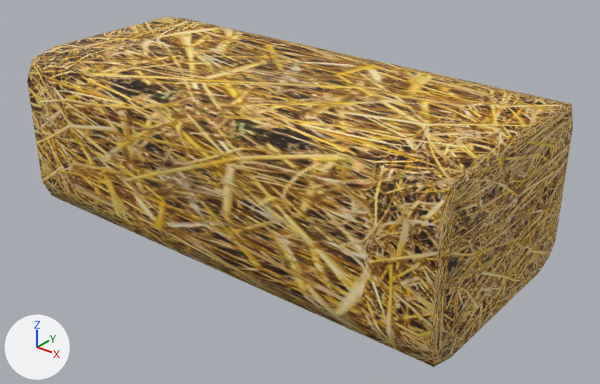
A saved change to the FBX model src/Assets/Models/Statics/Hay.FBX.
Before and after are seen from a 50 mm camera at (1.66, -2.433, 1.486) aimed at (0.126, -0.515, 0.297). Every picture has the same lights, and +X, +Y and +Z are marked at lower left. Where no turn or scale is listed for an object, it has been applied to the vertices.

Script lines for the objects in view, before the commit:
```python
mat_01___default = principled_material('01 - Default')
mat_01___default.texture = img_13029614_straw_closeup_as_background_or_texture_jpg
mat_01___default.roughness = 0.859
me_mesh = bpy.data.meshes.new('Mesh')
me_mesh.from_pydata(...)  # 218 vertices, 216 faces; spans x -0.82..0.82, y -0.77..0.0, z -0.28..0.28
me_mesh.materials.append(mat_01___default)  # picture img_13029614_straw_closeup_as_background_or_texture_jpg
ob_box001 = bpy.data.objects.new('Box001', me_mesh)
ob_box001.location = (0.049, -0.123, 0.405)
```
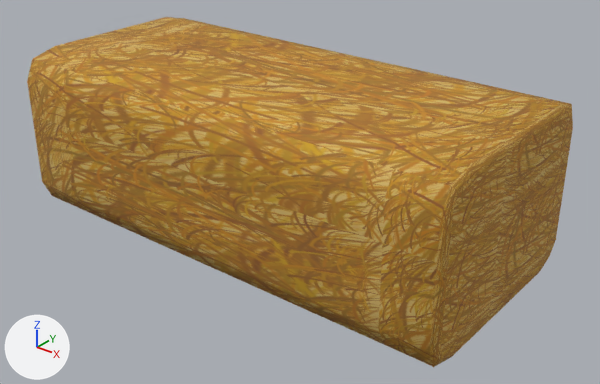
Where the change shows, as pixel boxes (x1, y1, x2, y2) in the pictures (600 x 384 px):
'Box001', surface changed: (27, 17, 573, 367) in both

The change, as a list of edits to the scene's bpy script:
```text
Add img_texture_hay_02_jpg:
    img_texture_hay_02_jpg = load_image('texture_hay_02.jpg', '_unpacked/texture_hay_02.jpg', 512, 512, 'sRGB')
Change mat_01___default:
    where n2 = _N.new('ShaderNodeTexImage'); n2.name = 'Image Texture'
    n2.image: img_13029614_straw_closeup_as_background_or_texture_jpg -> img_texture_hay_02_jpg
    add n3 = _N.new('ShaderNodeUVMap'); n3.name = 'UV Map'
    add n4 = _N.new('ShaderNodeMapping'); n4.name = 'Mapping'
    add n4.vector_type = 'TEXTURE'
    add n4.inputs[1].default_value = (-0.4, -0.15, 0.0)  # 'Location'
    add n4.inputs[3].default_value = (0.556, 0.769, 1.0)  # 'Scale'
    add _L.new(n3.outputs[0], n4.inputs[0])  # 'UV' to 'Vector'
    add _L.new(n4.outputs[0], n2.inputs[0])  # 'Vector' to 'Vector'
```
